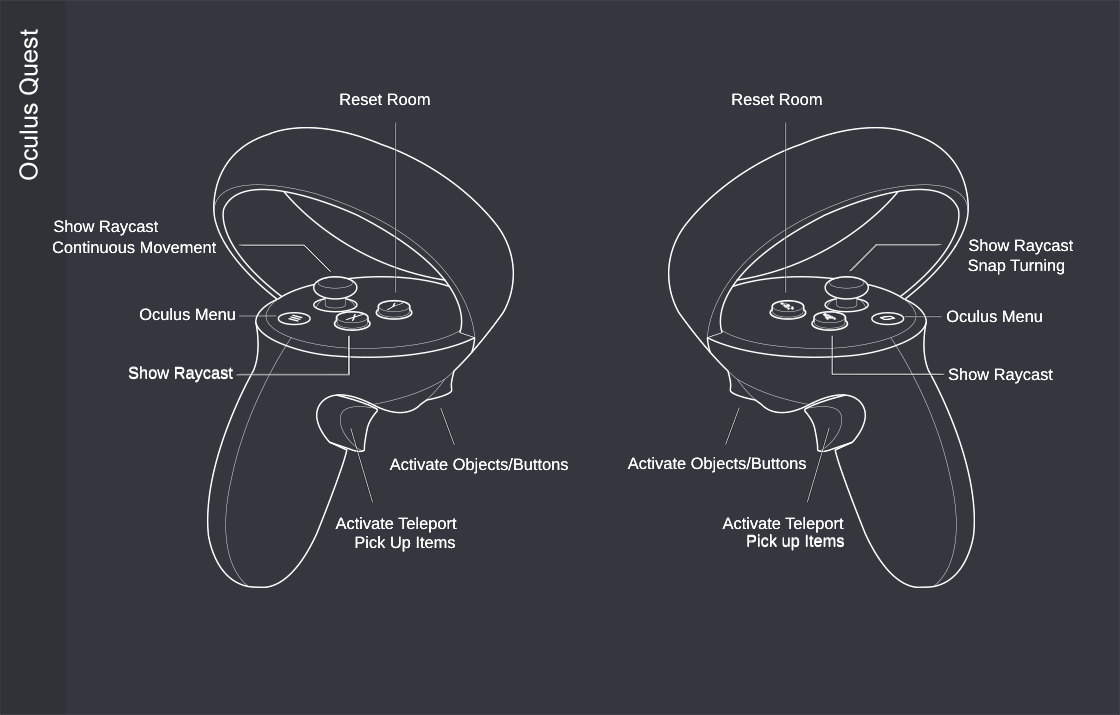
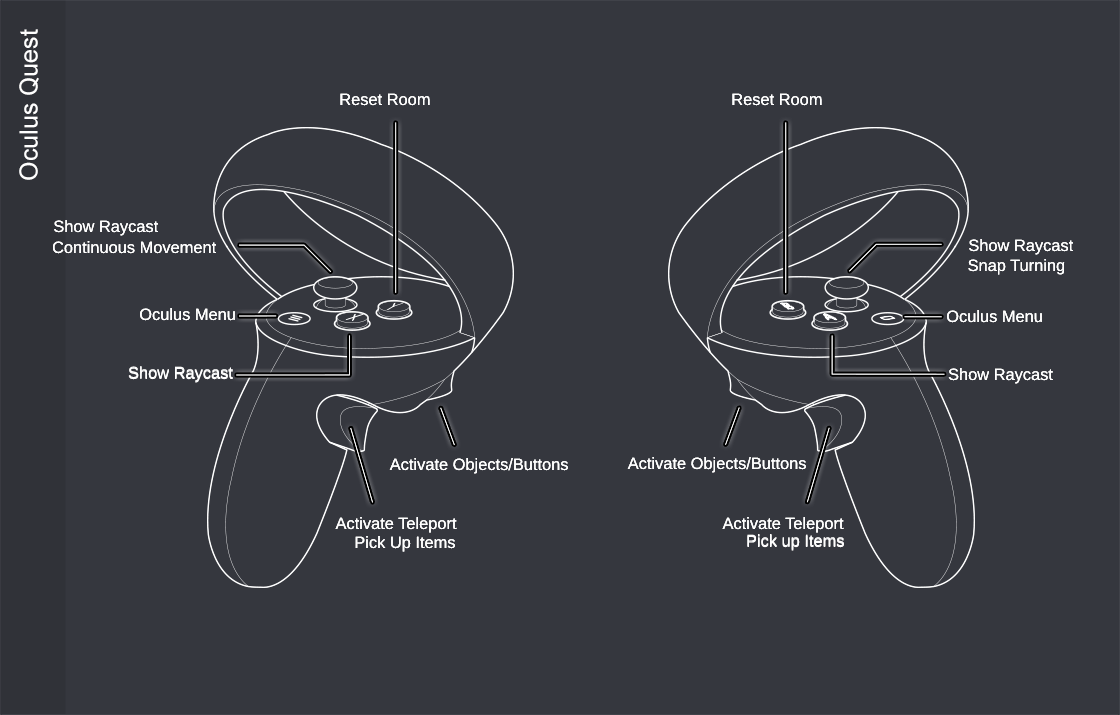
Revision of a layered 1120x715 image; what changed, layer by layer:
painted on "Shape 3 copy 16", unmasked it over [239, 244, 332, 273]
painted on "Shape 3 copy 15", unmasked it over [239, 315, 277, 317]
painted on "Shape 3 copy 14", unmasked it over [350, 427, 373, 503]
painted on "Shape 3 copy 13", unmasked it over [440, 407, 455, 446]
painted on "Shape 3 copy 12", unmasked it over [395, 122, 397, 293]
painted on "Shape 3 copy 11", unmasked it over [236, 335, 350, 376]
painted on "Shape 3 copy 7" (1st of 2, in "oculusQuest_Lines.png" › "left") over [239, 244, 332, 273]
painted on "Shape 3 copy 10" (2nd of 6, in "oculusQuest_Lines.png" › "left") over [350, 427, 373, 503]
painted on "Shape 3 copy 10" (3rd of 6, in "oculusQuest_Lines.png" › "left") over [440, 407, 455, 446]
painted on "Shape 3 copy 9" (1st of 2, in "oculusQuest_Lines.png" › "left") over [395, 122, 397, 293]
painted on "Shape 3 copy 8" (1st of 2, in "oculusQuest_Lines.png" › "left") over [236, 335, 350, 376]
painted on "Shape 3 copy 22", unmasked it over [849, 243, 942, 272]
painted on "Shape 3 copy 20", unmasked it over [806, 427, 830, 503]
painted on "Shape 3 copy 19", unmasked it over [725, 407, 740, 445]
painted on "Shape 3 copy 18", unmasked it over [785, 122, 787, 293]
painted on "Shape 3 copy 17", unmasked it over [831, 335, 945, 375]
painted on "Shape 3 copy 7" (2nd of 2, in "oculusQuest_Lines.png" › "right") over [849, 243, 942, 272]
painted on "Shape 3 copy 10" (5th of 6, in "oculusQuest_Lines.png" › "right") over [806, 427, 830, 503]
painted on "Shape 3 copy 10" (6th of 6, in "oculusQuest_Lines.png" › "right") over [725, 407, 740, 445]
painted on "Shape 3 copy 9" (2nd of 2, in "oculusQuest_Lines.png" › "right") over [785, 122, 787, 293]
painted on "Shape 3 copy 8" (2nd of 2, in "oculusQuest_Lines.png" › "right") over [831, 335, 945, 375]
painted on "Rectangle 3 copy 2" over [19, 29, 66, 254]
…and 3 more changes (1 mask, 3 painted)
